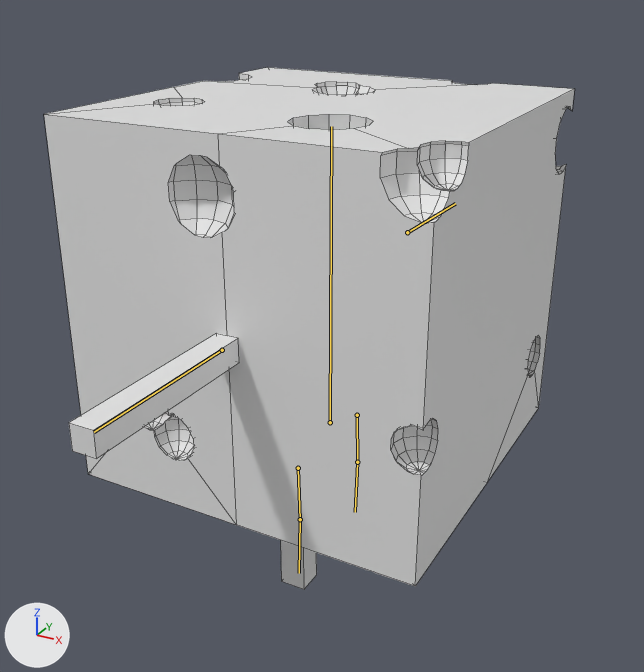
Renders of the Blender file Assets/Art/Models/Character/Blend_Character_Cheese_and_Costume.blend from each side of a commit.
Camera for both pictures: a camera (50 mm lens) standing at (0.0167, -0.031, 0.0263) and looking at (0.0001, -0.0007, 0.0112). Lighting does not change. The marker at lower left points along +X, +Y and +Z. The bones that bend it are drawn over the model as lines. Mesh edges are drawn as thin lines.

Names of what the first picture shows: 'FBX_Character_Cheese'.
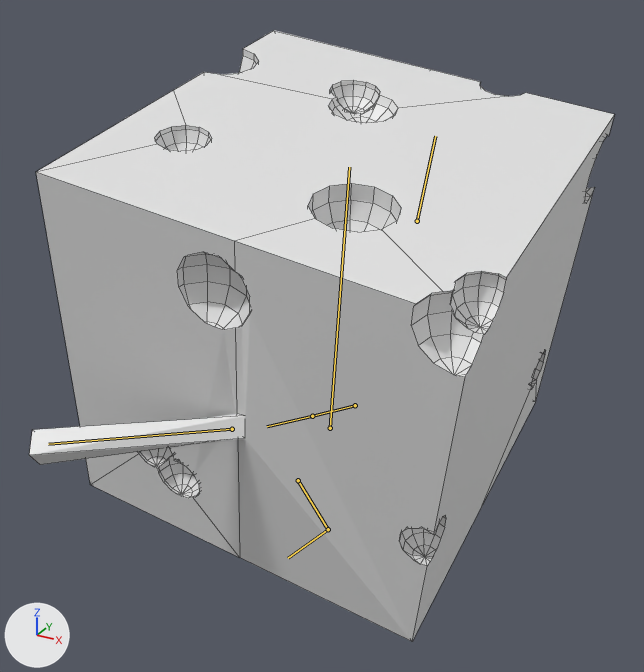
The newer file adds an action. The first version stands in its rest pose; the second is drawn at frame 20 of the action 'Walk'.

Pixel boxes (x1, y1, x2, y2) of what changed, in the pictures (644 x 672 px):
'FBX_Character_Cheese', posed (11% wider, 17% taller): before (44, 67, 574, 589); after (29, 31, 615, 641)
bone 'Head', root to tip: before (330, 422) to (331, 126); after (330, 428) to (349, 167)
bone 'Arm_L', root to tip: before (407, 232) to (455, 203); after (417, 221) to (435, 136)
bone 'Arm_R', root to tip: before (222, 350) to (94, 432); after (232, 429) to (48, 444)

The change in detail:
Bone 'Head' (bone_head) moves from (0.0, 0.0, 0.0) to (0.0, -0.019, 0.0).
Bone 'Head' (bone_head) turns from (0, 0, 0) to (12, 2, -10) degrees about its own x, y and z.
Bone 'Arm_L' (bone_arm_l) turns from (0, 0, 0) to (12, -9, 14) degrees about its own x, y and z.
Bone 'Arm_R' (bone_arm_r) turns from (0, 0, 0) to (25, 66, 85) degrees about its own x, y and z.
Bone 'FootIK_L' (bone_footik_l) moves from (0.0, 0.0, 0.0) to (-0.017, 0.858, -0.007).
Bone 'FootIK_R' (bone_footik_r) moves from (0.0, 0.0, 0.0) to (-0.026, 0.054, 0.021).
